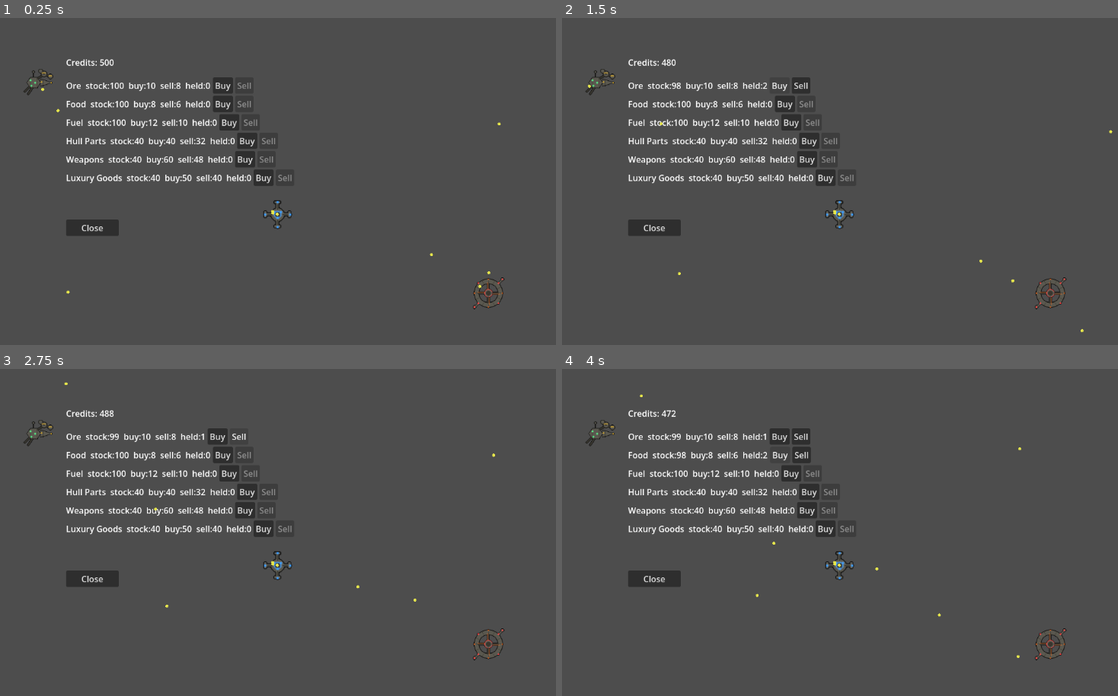
Above: before the commit, frames 1-4 (two rows, left to right).
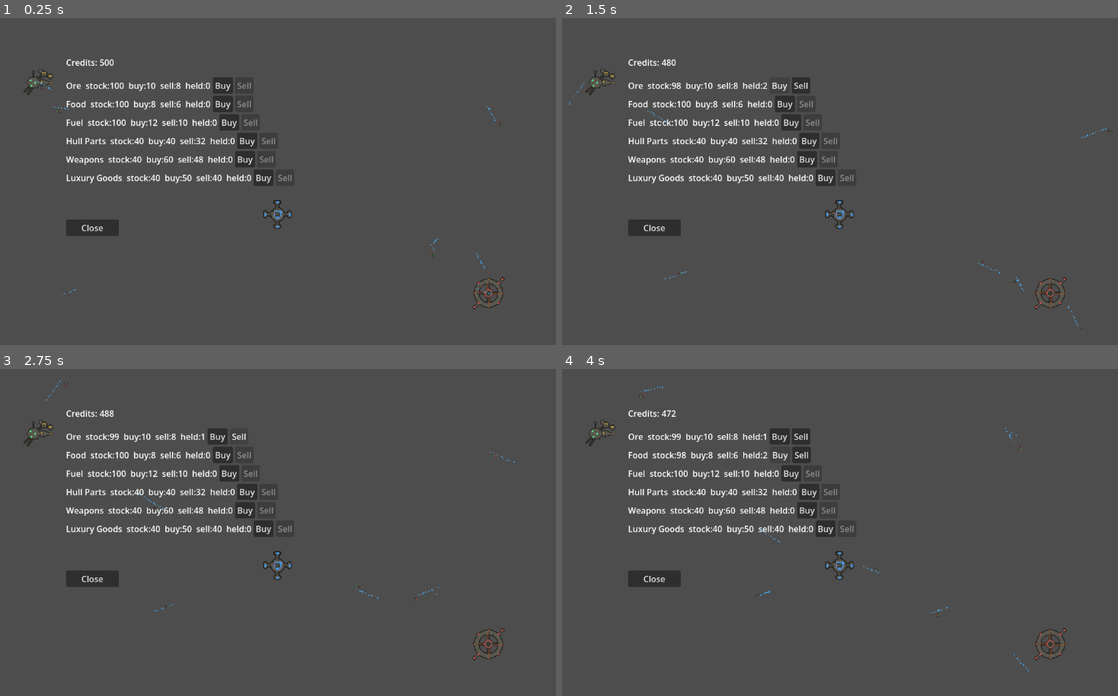
Above: after the commit, the same moments.

Repository: darthlemi/SpaceGame
Game: Godot game, scene res://scenes/campaign/campaign_scene.tscn
Same seed, same stepped clock (60 frames per second), same inputs: the game is played once before the commit and once after it.
Inputs:
- Up to frame 1 (0.25 s): no input
- Up to frame 2 (1.5 s): click "Buy" at 0.5 s; click "Buy" at 1.25 s
- Up to frame 3 (2.75 s): click "Sell" at 2 s
- Up to frame 4 (4 s): click "Buy" at 2.75 s; click "Buy" at 3.5 s

The runs differ from the first frame. In frame 1, 0.1% of the frame differs, in the area x 6-91%, y 19-85%; in frame 2, 0.1%, in the area x 1-100%, y 19-97%; in frame 3, 0.1%; in frame 4, 0.1%.

Commit message:
Add engine trail VFX to overworld fleet icons

Diff:
--- a/scripts/campaign/campaign_fleet_icon.gd
+++ b/scripts/campaign/campaign_fleet_icon.gd
@@ -7,10 +7,22 @@
 
 enum BehaviorType { PLAYER, PATROL, TRADER, PIRATE }
 
-const SHIP_DOT_RADIUS := 3.0
-const SHIP_DOT_SIDES := 8
 const CLUMP_RADIUS := 18.0
-const DOT_COLOR := Color(0.9, 0.9, 0.3, 1)
+const SHIP_ICON_MAX_DIM := 10.0
+const SHIP_ICON_TEXTURES := {
+	ShipType.Kind.CORVETTE: "res://assets/sprites/ships/corvette.png",
+	ShipType.Kind.FREIGHTER: "res://assets/sprites/ships/freighter.png",
+	ShipType.Kind.CAPITAL: "res://assets/sprites/ships/capital.png",
+}
+const HEADING_EPSILON := 0.5
+const ENGINE_TRAIL_COLOR := Color(0.3, 0.7, 1.0, 0.8)
+const ENGINE_TRAIL_AMOUNT := 10
+const ENGINE_TRAIL_LIFETIME := 0.4
+const ENGINE_TRAIL_SPREAD := 10.0
+const ENGINE_TRAIL_VELOCITY_MIN := 20.0
+const ENGINE_TRAIL_VELOCITY_MAX := 40.0
+const ENGINE_TRAIL_SCALE_MIN := 1.5
+const ENGINE_TRAIL_SCALE_MAX := 2.5
 
 @export var behavior_type: BehaviorType = BehaviorType.PATROL
 @export var wander_radius: float = 150.0
@@ -28,8 +40,10 @@
 var _home_position: Vector2
 var _route_state: TraderBehavior.RouteState = TraderBehavior.RouteState.TO_BASE
 
-var _ship_dots: Array[Polygon2D] = []
+var _ship_dots: Array[Sprite2D] = []
 var _ship_dot_offsets: Array[Vector2] = []
+var _heading_angle: float = 0.0
+var _engine_trail: CPUParticles2D
 
 signal trader_arrived(at_home: bool)
 
@@ -39,6 +53,7 @@
 	_spawn_point = fleet.position
 	_move_target = fleet.position
 	_home_position = home_pos
+	_ensure_engine_trail()
 	_sync_ship_dots()
 
 func set_move_target(target: Vector2) -> void:
@@ -71,8 +86,16 @@
 			_process_pirate()
 		BehaviorType.PLAYER:
 			pass
+	var previous_position := global_position
 	global_position = global_position.move_toward(_move_target, fleet.speed * delta)
 	fleet.position = global_position
+	var movement := global_position - previous_position
+	if movement.length() > HEADING_EPSILON:
+		_heading_angle = movement.angle()
+	for dot in _ship_dots:
+		dot.rotation = _heading_angle
+	_engine_trail.rotation = _heading_angle
+	_engine_trail.emitting = movement.length() > HEADING_EPSILON
 
 func _process_trader() -> void:
 	if player_target != null and is_instance_valid(player_target) and TraderBehavior.should_flee(global_position, player_target.global_position, flee_range):
@@ -91,6 +114,23 @@
 			return
 	_move_target = PatrolBehavior.next_wander_target(_spawn_point, _move_target, global_position, wander_radius, arrival_radius)
 
+func _ensure_engine_trail() -> void:
+	if _engine_trail != null:
+		return
+	_engine_trail = CPUParticles2D.new()
+	_engine_trail.emitting = false
+	_engine_trail.amount = ENGINE_TRAIL_AMOUNT
+	_engine_trail.lifetime = ENGINE_TRAIL_LIFETIME
+	_engine_trail.direction = Vector2(-1, 0)
+	_engine_trail.spread = ENGINE_TRAIL_SPREAD
+	_engine_trail.gravity = Vector2.ZERO
+	_engine_trail.initial_velocity_min = ENGINE_TRAIL_VELOCITY_MIN
+	_engine_trail.initial_velocity_max = ENGINE_TRAIL_VELOCITY_MAX
+	_engine_trail.scale_amount_min = ENGINE_TRAIL_SCALE_MIN
+	_engine_trail.scale_amount_max = ENGINE_TRAIL_SCALE_MAX
+	_engine_trail.color = ENGINE_TRAIL_COLOR
+	add_child(_engine_trail)
+
 func _sync_ship_dots() -> void:
 	var target: int = fleet.ship_compositions.size()
 	while _ship_dots.size() < target:
@@ -99,19 +139,18 @@
 			var angle := randf_range(0.0, TAU)
 			var distance := randf_range(0.0, CLUMP_RADIUS)
 			_ship_dot_offsets.append(Vector2.RIGHT.rotated(angle) * distance)
-		var dot := Polygon2D.new()
-		dot.polygon = _circle_polygon(SHIP_DOT_RADIUS, SHIP_DOT_SIDES)
-		dot.color = DOT_COLOR
+		var dot := Sprite2D.new()
+		dot.texture = _ship_icon_texture(fleet.ship_compositions[index])
+		var longest_dim: float = max(dot.texture.get_width(), dot.texture.get_height())
+		dot.scale = Vector2.ONE * (SHIP_ICON_MAX_DIM / longest_dim)
 		dot.position = _ship_dot_offsets[index]
+		dot.rotation = _heading_angle
 		add_child(dot)
 		_ship_dots.append(dot)
 	while _ship_dots.size() > target:
-		var dot: Polygon2D = _ship_dots.pop_back()
+		var dot: Sprite2D = _ship_dots.pop_back()
 		dot.queue_free()
 
-func _circle_polygon(radius: float, sides: int) -> PackedVector2Array:
-	var points := PackedVector2Array()
-	for i in sides:
-		var angle := TAU * i / sides
-		points.append(Vector2(cos(angle), sin(angle)) * radius)
-	return points
+func _ship_icon_texture(comp: Dictionary) -> Texture2D:
+	var kind: ShipType.Kind = ShipType.kind_of(comp)
+	return load(SHIP_ICON_TEXTURES[kind])
--- a/tests/test_campaign_fleet_icon.gd
+++ b/tests/test_campaign_fleet_icon.gd
@@ -189,7 +189,7 @@
 
 	rewound_icon.queue_free()
 
-	# Ship dots: setup() should create one Polygon2D dot per ship
+	# Ship dots: setup() should create one Sprite2D dot per ship
 	# composition, each within CLUMP_RADIUS of the icon's local origin.
 	var dots_fleet := CampaignFleet.new()
 	dots_fleet.position = Vector2(200, 200)
@@ -202,12 +202,14 @@
 	tree.root.add_child(dots_icon)
 	dots_icon.setup(dots_fleet, Vector2.ZERO)
 
-	var dot_nodes: Array = dots_icon.get_children().filter(func(c): return c is Polygon2D)
+	var dot_nodes: Array = dots_icon.get_children().filter(func(c): return c is Sprite2D)
 	if dot_nodes.size() != 3:
 		failures.append("ship dots: expected 3 dots for a 3-ship fleet, got %d" % dot_nodes.size())
 	for dot in dot_nodes:
 		if dot.position.length() > CampaignFleetIcon.CLUMP_RADIUS:
 			failures.append("ship dots: expected dot offset within CLUMP_RADIUS, got %s" % dot.position)
+		if dot.texture == null:
+			failures.append("ship dots: expected dot to have a ship texture assigned")
 
 	# Live update: shrinking ship_compositions and ticking physics should
 	# remove dots to match, without moving the surviving dots' positions.
@@ -216,7 +218,7 @@
 		surviving_positions.append(dot.position)
 	dots_fleet.ship_compositions = dots_fleet.ship_compositions.slice(0, 2)
 	await tree.physics_frame
-	var dot_nodes_after: Array = dots_icon.get_children().filter(func(c): return c is Polygon2D)
+	var dot_nodes_after: Array = dots_icon.get_children().filter(func(c): return c is Sprite2D)
 	if dot_nodes_after.size() != 2:
 		failures.append("ship dots: expected dot count to drop to 2 after composition shrank, got %d" % dot_nodes_after.size())
 	for i in dot_nodes_after.size():
@@ -225,4 +227,33 @@
 
 	dots_icon.queue_free()
 
+	# Heading rotation: a moving fleet's ship sprites should rotate to face
+	# the direction of travel.
+	var heading_fleet := CampaignFleet.new()
+	heading_fleet.position = Vector2(0, 0)
+	heading_fleet.speed = 400.0
+	heading_fleet.ship_compositions = [
+		{"max_hp": 100.0, "current_hp": 100.0, "max_shield": 50.0, "current_shield": 50.0},
+	]
+	var heading_icon: CampaignFleetIcon = CampaignFleetIconScene.instantiate()
+	heading_icon.behavior_type = heading_icon.BehaviorType.PLAYER
+	tree.root.add_child(heading_icon)
+	heading_icon.setup(heading_fleet, Vector2.ZERO)
+	heading_icon.set_move_target(Vector2(0, 100))
+
+	for i in 10:
+		await tree.physics_frame
+	var heading_sprite: Sprite2D = heading_icon.get_children().filter(func(c): return c is Sprite2D)[0]
+	var expected_angle: float = Vector2(0, 100).angle()
+	if not is_equal_approx(wrapf(heading_sprite.rotation, 0, TAU), wrapf(expected_angle, 0, TAU)):
+		failures.append("ship dots: expected sprite rotation to face direction of travel (%s), got %s" % [expected_angle, heading_sprite.rotation])
+
+	var engine_trail: CPUParticles2D = heading_icon.get_children().filter(func(c): return c is CPUParticles2D)[0]
+	if not engine_trail.emitting:
+		failures.append("ship dots: expected EngineTrail emitting while fleet is moving")
+	if not is_equal_approx(wrapf(engine_trail.rotation, 0, TAU), wrapf(expected_angle, 0, TAU)):
+		failures.append("ship dots: expected EngineTrail rotation to match heading (%s), got %s" % [expected_angle, engine_trail.rotation])
+
+	heading_icon.queue_free()
+
 	return failures
